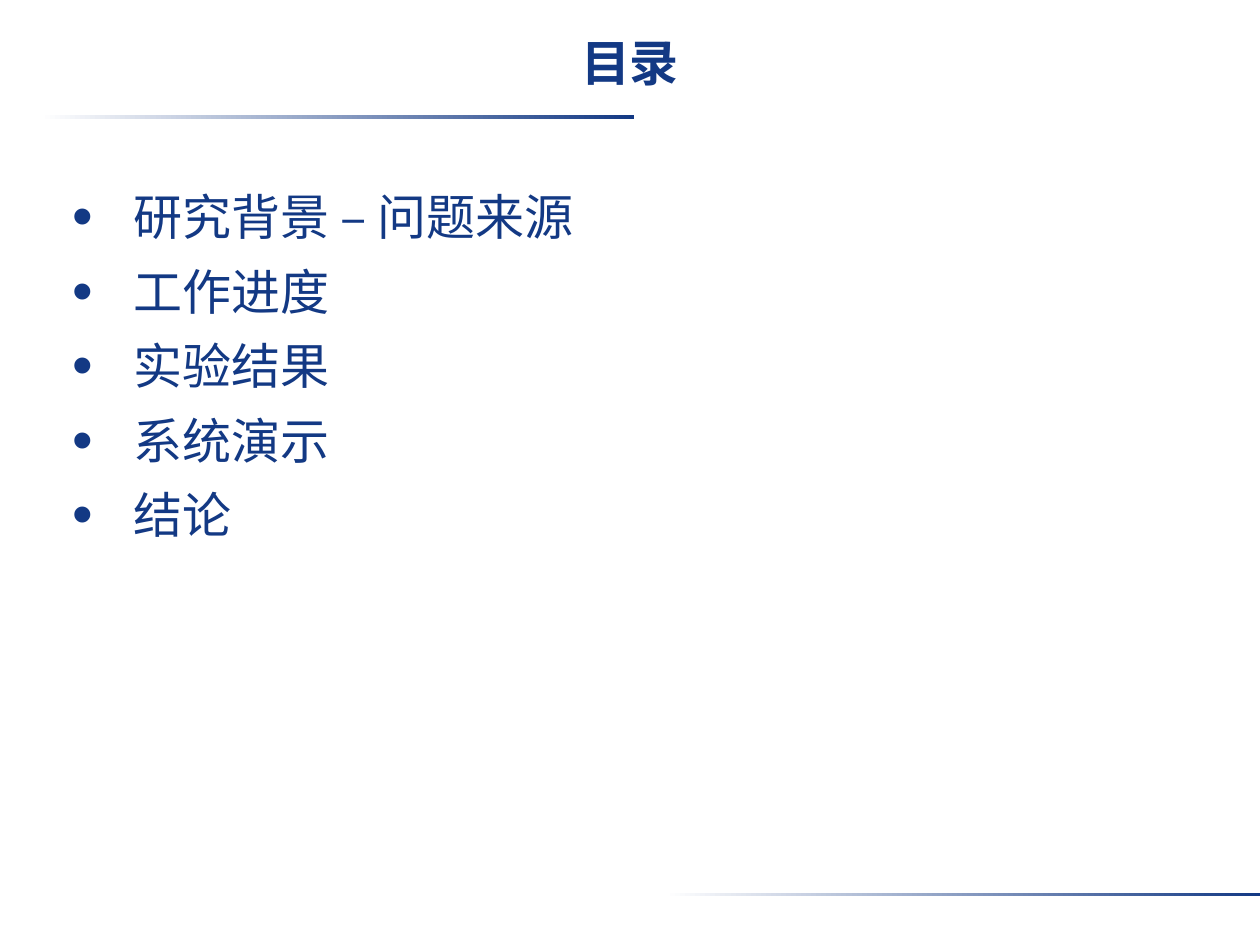
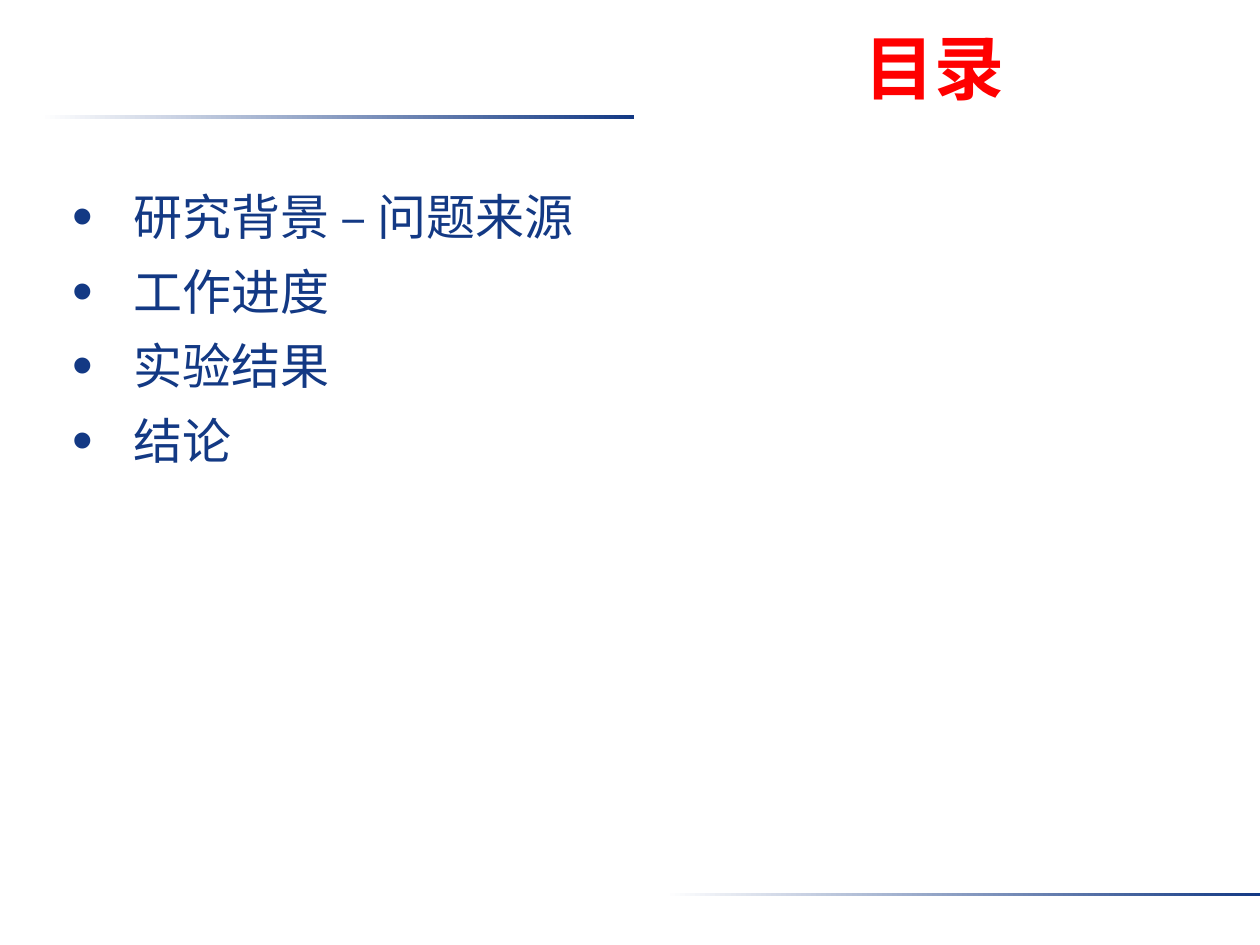
Before and after one commit to donhatquang/semantic, a slide deck: slide 2 of doc/大论文/中期答辩.pptx. Drawn at 1260x945 pixels with LibreOffice and Linux fonts; fonts in the diff are those of the drawing; background and template pictures are left out. Boxes give left, top, right and bottom in pixels: in the first picture for what was removed or moved away, otherwise in the second. Text is boxed around its words. In the diff, an @@ line names an element or a change of style, - is before the commit and + after.

```diff
--- a/doc/大论文/中期答辩.pptx
+++ b/doc/大论文/中期答辩.pptx
@@ text "目录": place and size @@
-text "目录" at [581,41,679,86]
+text "目录" at [865,37,1005,101]
@@ text "目录" at [865,37,1005,101]: size 28 to 40 pt, text colour #133984 to #FF0000 @@
@@ text at [134,417,330,463]: paragraph removed @@
-• 系统演示
```
Also in this commit, not shown: 9 other slides changed, 1 slide added, 1 other file.
